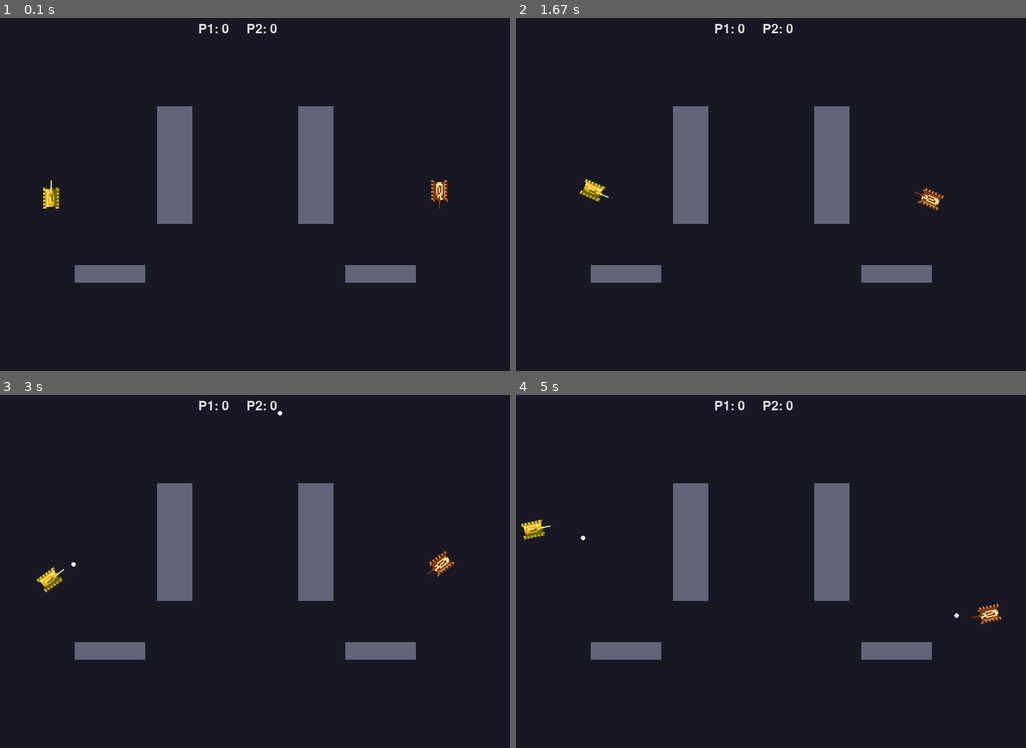
Above: before the commit, frames 1-4 (two rows, left to right).
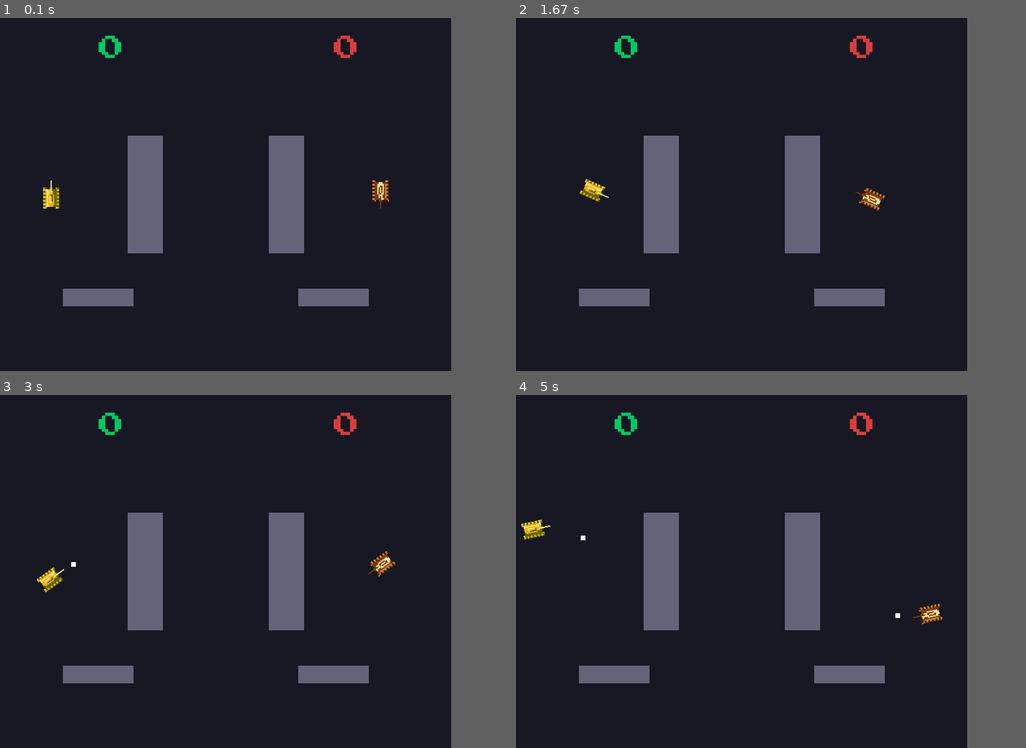
Above: after the commit, the same moments.

Repository: Josafa-Menezes/LPC2025
Game: pygame game, started from LPC2025/ATIVIDADE_007/combate/tank.py
Two runs of this game, one before a commit and one after it. Both use one fixed random seed, a clock stepped at 60 frames per second and the inputs below.
Inputs:
- Up to frame 1 (0.1 s): no input
- Up to frame 2 (1.67 s): tap Space at 0.33, 0.73, 1.03, 1.23, 1.57 s; hold Right 0.67-1.13 s; hold D 0.67-1.13 s; tap Right Ctrl at 0.82 s; hold Up 1.17-1.47 s; hold W 1.17-1.47 s; hold Right from 1.5 s (still down); hold D from 1.5 s (still down)
- Up to frame 3 (3 s): tap Space at 1.87, 2.07, 2.37, 2.63, 2.97 s; release Right at 1.97 s; release D at 1.97 s; hold Left 2-2.53 s; hold A 2-2.53 s; tap Right Ctrl at 2.15 s; hold Down 2.57-2.87 s; hold S 2.57-2.87 s; hold Left from 2.9 s (still down); hold A from 2.9 s (still down)
- Up to frame 4 (5 s): tap Space at 3.27, 3.4, 3.8, 4.1, 4.47, 4.87 s; release Left at 3.3 s; release A at 3.3 s; hold Up 3.33-3.7 s; hold W 3.33-3.7 s; tap Right Ctrl at 3.48, 4.95 s; hold Right 3.73-4.37 s; hold D 3.73-4.37 s; hold Down 4.4-4.77 s; hold S 4.4-4.77 s; hold Left from 4.8 s (still down); hold A from 4.8 s (still down)
In our replay, the window is 900x600 before the commit and 800x600 after it. These sizes can differ from the game's own. Grey fills any space a smaller window leaves; there, only what the larger window draws over its background counts as a difference.

The runs differ from the first frame. In frame 1, 12% of the frame differs, in the area x 12-88%, y 1-82%; in frame 2, 12%; in frame 3, 12%; in frame 4, 12%, in the area x 12-96%, y 1-82%.

Commit message:
tank.py update

Diff:
--- a/LPC2025/ATIVIDADE_007/combate/tank.py
+++ b/LPC2025/ATIVIDADE_007/combate/tank.py
@@ -1,13 +1,13 @@
 import math
-import os
 import pygame
 from dataclasses import dataclass
+import core
 
 SCREEN_WIDTH = 900
 SCREEN_HEIGHT = 600
 FPS = 60
-
 WIN_SCORE = 5
+
 TANK_SIZE = 48
 TANK_SPEED = 160
 TANK_ROT_SPEED = 180
@@ -19,13 +19,6 @@
 
 SPIN_SPEED = 800
 SPIN_DURATION = 1.0
-
-OBSTACLES = [
-    pygame.Rect(300, 150, 60, 200),
-    pygame.Rect(540, 150, 60, 200),
-    pygame.Rect(160, 420, 120, 30),
-    pygame.Rect(620, 420, 120, 30),
-]
 
 # Colors
 BG_COLOR = (24, 24, 36)
@@ -33,34 +26,39 @@
 P1_COLOR = (80, 200, 120)
 P2_COLOR = (250, 0, 0)
 OBST_COLOR = (100, 100, 120)
-TEXT_COLOR = (220, 220, 220)
 FLASH_COLOR = (255, 200, 50)
 
 # Initialization
 pygame.init()
-screen = pygame.display.set_mode((SCREEN_WIDTH, SCREEN_HEIGHT))
-pygame.display.set_caption("Combat - Atari style (fan remake)")
-clock = pygame.time.Clock()
-font = pygame.font.Font(None, 32)
-big_font = pygame.font.Font(None, 64)
-
-# Load images safely
-base_path = os.path.dirname(__file__)
-tank_p1_path = os.path.join(base_path, "assets", "tank_p1.png")
-tank_p2_path = os.path.join(base_path, "assets", "tank_p2.png")
-
-tank_img_p1 = pygame.image.load(tank_p1_path).convert_alpha()
-tank_img_p2 = pygame.image.load(tank_p2_path).convert_alpha()
-tank_img_p1 = pygame.transform.smoothscale(
-    tank_img_p1, (TANK_SIZE, TANK_SIZE)
+pygame.mixer.init()
+screen, clock, WIDTH, HEIGHT = core.screen_setup("Combat")
+
+# Load tank and bullet images + sound
+img_t1, img_t2, img_bullet, bullet_sound = core.load_image(
+    "assets/tank_p1.png", "assets/tank_p2.png"
 )
-tank_img_p2 = pygame.transform.smoothscale(
-    tank_img_p2, (TANK_SIZE, TANK_SIZE)
-)
+bullet_image = core.scale_bullet_image(img_bullet)
+
+tank_img_p1 = pygame.transform.smoothscale(img_t1, (TANK_SIZE, TANK_SIZE))
+tank_img_p2 = pygame.transform.smoothscale(img_t2, (TANK_SIZE, TANK_SIZE))
+
+# Scoreboard setup (same style as warplane)
+score_font, score1_pos, score2_pos = core.scoreboard_setup(WIDTH)
+COLOR_P1 = (0, 200, 100)
+COLOR_P2 = (220, 60, 60)
+
+# Obstacles
+OBSTACLES = [
+    pygame.Rect(WIDTH // 2 - 150, HEIGHT // 2 - 100, 60, 200),
+    pygame.Rect(WIDTH // 2 + 90, HEIGHT // 2 - 100, 60, 200),
+    pygame.Rect(WIDTH // 2 - 260, HEIGHT // 2 + 160, 120, 30),
+    pygame.Rect(WIDTH // 2 + 140, HEIGHT // 2 + 160, 120, 30),
+]
 
 
 @dataclass
 class Bullet:
+    # Represents a tank bullet.
     x: float
     y: float
     vx: float
@@ -70,14 +68,23 @@
 
     def rect(self) -> pygame.Rect:
         return pygame.Rect(
-            int(self.x - BULLET_RADIUS),
-            int(self.y - BULLET_RADIUS),
-            BULLET_RADIUS * 2,
-            BULLET_RADIUS * 2,
+            int(self.x - bullet_image.get_width() / 2),
+            int(self.y - bullet_image.get_height() / 2),
+            bullet_image.get_width(),
+            bullet_image.get_height(),
         )
 
+    def draw(self, surface):
+        surface.blit(
+            bullet_image,
+            (self.x - bullet_image.get_width() / 2,
+             self.y - bullet_image.get_height() / 2),
+        )
+
 
 class Tank:
+    # Tank object with rotation, shooting, and collision.
+
     def __init__(self, x, y, angle_deg, color, controls, name="Tank"):
         self.x = float(x)
         self.y = float(y)
@@ -93,8 +100,8 @@
         self.spin_timer = 0.0
 
     def update(self, dt, keys):
-        self.prev_x = self.x
-        self.prev_y = self.y
+        # Update position, rotation, and cooldown.
+        self.prev_x, self.prev_y = self.x, self.y
 
         if self.spinning:
             self.angle += SPIN_SPEED * dt
@@ -109,23 +116,20 @@
             self.angle += TANK_ROT_SPEED * dt
         self.angle %= 360
 
-        brake = 0
+        move_dir = 0
         if keys[self.controls["forward"]]:
-            brake += 1
+            move_dir += 1
         if keys[self.controls["back"]]:
-            brake -= 1
-
-        rad = math.radians(self.angle)
-        dir_x = math.sin(rad)
-        dir_y = -math.cos(rad)
-
-        self.x += dir_x * TANK_SPEED * brake * dt
-        self.y += dir_y * TANK_SPEED * brake * dt
-
-        self.x = max(TANK_SIZE // 2,
-                     min(SCREEN_WIDTH - TANK_SIZE // 2, self.x))
-        self.y = max(TANK_SIZE // 2,
-                     min(SCREEN_HEIGHT - TANK_SIZE // 2, self.y))
+            move_dir -= 1
+
+        if move_dir != 0:
+            self.x, self.y = core.move_in_direction(
+                self.x, self.y, self.angle, TANK_SPEED * move_dir, dt
+            )
+
+        # Keep tank inside screen
+        self.x = max(TANK_SIZE // 2, min(WIDTH - TANK_SIZE // 2, self.x))
+        self.y = max(TANK_SIZE // 2, min(HEIGHT - TANK_SIZE // 2, self.y))
 
         if self.cooldown > 0:
             self.cooldown -= dt
@@ -139,13 +143,13 @@
         )
 
     def shoot(self):
+        # Fire a bullet if possible.
         if self.spinning or self.cooldown > 0:
             return None
 
         rad = math.radians(self.angle)
         dir_x = math.sin(rad)
         dir_y = -math.cos(rad)
-
         bx = self.x + dir_x * (TANK_SIZE / 2 + BULLET_RADIUS + 2)
         by = self.y + dir_y * (TANK_SIZE / 2 + BULLET_RADIUS + 2)
         vx = dir_x * BULLET_SPEED
@@ -153,26 +157,30 @@
 
         self.cooldown = BULLET_COOLDOWN
         owner_id = 1 if self.color == P1_COLOR else 2
+        bullet_sound.play()  # Fire sound
         return Bullet(bx, by, vx, vy, owner_id, BULLET_LIFETIME)
 
     def hit(self):
+        """Trigger spin animation when hit."""
         self.spinning = True
         self.spin_timer = SPIN_DURATION
 
 
+# Helper functions
 def draw_tank(surface, tank: Tank):
+    # Draw tank rotated according to its angle.
     image = tank_img_p1 if tank.color == P1_COLOR else tank_img_p2
-    rotated = pygame.transform.rotate(image, -tank.angle)
-    rect = rotated.get_rect(center=(tank.x, tank.y))
-    surface.blit(rotated, rect.topleft)
+    core.draw_rotated_image(surface, image, tank.angle, tank.x, tank.y)
 
 
 def bullet_hits_obstacle(bullet: Bullet) -> bool:
+    # Check if a bullet hits any obstacle.
     rect = bullet.rect()
     return any(rect.colliderect(ob) for ob in OBSTACLES)
 
 
 def resolve_collisions(t1: Tank, t2: Tank):
+    # Prevent tanks from overlapping obstacles or each other.
     for tank in [t1, t2]:
         rect = tank.get_rect()
         for ob in OBSTACLES:
@@ -196,21 +204,15 @@
                     else:
                         tank.y += dy_bottom
 
-                rect = tank.get_rect()
-
-        tank.x = max(TANK_SIZE / 2,
-                     min(SCREEN_WIDTH - TANK_SIZE / 2, tank.x))
-        tank.y = max(TANK_SIZE / 2,
-                     min(SCREEN_HEIGHT - TANK_SIZE / 2, tank.y))
+        tank.x = max(TANK_SIZE / 2, min(WIDTH - TANK_SIZE / 2, tank.x))
+        tank.y = max(TANK_SIZE / 2, min(HEIGHT - TANK_SIZE / 2, tank.y))
 
     if t1.get_rect().colliderect(t2.get_rect()):
-        t1.x = t1.prev_x
-        t1.y = t1.prev_y
-        t2.x = t2.prev_x
-        t2.y = t2.prev_y
-
-
-# Controls
+        t1.x, t1.y = t1.prev_x, t1.prev_y
+        t2.x, t2.y = t2.prev_x, t2.prev_y
+
+
+# Game Setup
 controls_p1 = {
     "left": pygame.K_a,
     "right": pygame.K_d,
@@ -227,17 +229,16 @@
     "shoot": pygame.K_RCTRL,
 }
 
-# Objects
-p1 = Tank(120, SCREEN_HEIGHT // 2, 0, P1_COLOR, controls_p1, "Player 1")
-p2 = Tank(SCREEN_WIDTH - 120, SCREEN_HEIGHT // 2, 180,
-          P2_COLOR, controls_p2, "Player 2")
+p1 = Tank(120, HEIGHT // 2, 0, P1_COLOR, controls_p1, "Player 1")
+p2 = Tank(WIDTH - 120, HEIGHT // 2, 180, P2_COLOR, controls_p2, "Player 2")
 
 bullets = []
 flash_time = 0.0
 winner = None
 game_state = "PLAYING"
 
-# Main loop
+
+# Main Game Loop
 running = True
 while running:
     dt = clock.tick(FPS) / 1000.0
@@ -252,7 +253,6 @@
                 bullet = p1.shoot()
                 if bullet:
                     bullets.append(bullet)
-
             if event.key == p2.controls["shoot"]:
                 bullet = p2.shoot()
                 if bullet:
@@ -275,9 +275,9 @@
 
             if (
                 bullet.x < -10
-                or bullet.x > SCREEN_WIDTH + 10
+                or bullet.x > WIDTH + 10
                 or bullet.y < -10
-                or bullet.y > SCREEN_HEIGHT + 10
+                or bullet.y > HEIGHT + 10
                 or bullet.life <= 0
             ):
                 bullets.remove(bullet)
@@ -303,30 +303,31 @@
             winner = "Player 1" if p1.score >= WIN_SCORE else "Player 2"
             game_state = "MATCH_OVER"
 
+    # Drawing
     screen.fill(BG_COLOR)
 
     for ob in OBSTACLES:
         pygame.draw.rect(screen, OBST_COLOR, ob)
 
     for bullet in bullets:
-        pygame.draw.circle(screen, WHITE,
-                           (int(bullet.x), int(bullet.y)), BULLET_RADIUS)
+        bullet.draw(screen)
 
     draw_tank(screen, p1)
     draw_tank(screen, p2)
 
-    score_text = font.render(
-        f"P1: {p1.score}     P2: {p2.score}", True, TEXT_COLOR
+    # Score display
+    core.render_score(
+        screen, score_font, score1_pos, score2_pos,
+        p1.score, p2.score, COLOR_P1, COLOR_P2
     )
-    screen.blit(score_text, (SCREEN_WIDTH // 2 - 80, 8))
 
     if game_state == "MATCH_OVER":
-        over = big_font.render(f"{winner} wins!", True, FLASH_COLOR)
-        screen.blit(over, (SCREEN_WIDTH // 2 - over.get_width() // 2, 260))
-
-        info = font.render("Press R to restart", True, TEXT_COLOR)
-        screen.blit(info, (SCREEN_WIDTH // 2 - info.get_width() // 2, 320))
-
+        over = score_font.render(f"{winner} WINS!", True, FLASH_COLOR)
+        screen.blit(over,
+                    (WIDTH // 2 - over.get_width() // 2, HEIGHT // 2 - 40))
+        info = score_font.render("PRESS R TO RESTART", True, WHITE)
+        screen.blit(info,
+                    (WIDTH // 2 - info.get_width() // 2, HEIGHT // 2 + 20))
         keys = pygame.key.get_pressed()
         if keys[pygame.K_r]:
             p1.score = 0
@@ -334,7 +335,7 @@
             game_state = "PLAYING"
 
     elif flash_time > 0:
-        flash = pygame.Surface((SCREEN_WIDTH, SCREEN_HEIGHT), pygame.SRCALPHA)
+        flash = pygame.Surface((WIDTH, HEIGHT), pygame.SRCALPHA)
         alpha = int(140 * (flash_time / 0.18))
         flash.fill((255, 255, 255, alpha))
         screen.blit(flash, (0, 0))
